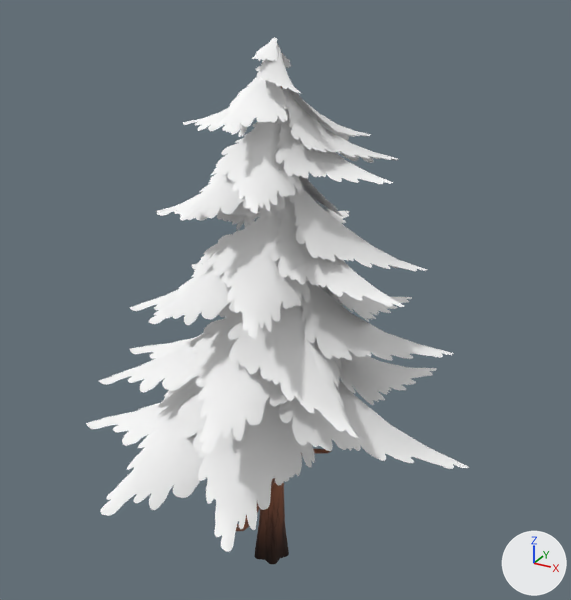
An edit to the glTF model public/models/Pine_2.glb, drawn before and after from the same camera.
One viewpoint serves both versions: a camera (50 mm lens) standing at (4.72, -8.14, 8.03) and looking at (0.19, 0.09, 3.91). Arrows for +X, +Y and +Z are at lower right; the lights stay in place. The first picture is the older version.

Script lines for the objects in view, before the commit:
```python
me_tree_029 = bpy.data.meshes.new('tree.029')
me_tree_029.from_pydata(...)  # 2188 vertices, 3648 faces; spans x -2.89..2.84, y -2.53..2.69, z -0.24..7.14
# faces by material slot: [2878, 770]
me_tree_029.materials.append(mat_bark_normaltree)
me_tree_029.materials.append(mat_leaves_pine)
ob_pine_2 = bpy.data.objects.new('Pine_2', me_tree_029)
ob_pine_2.location = (0.0, 0.0, 0.0)
```
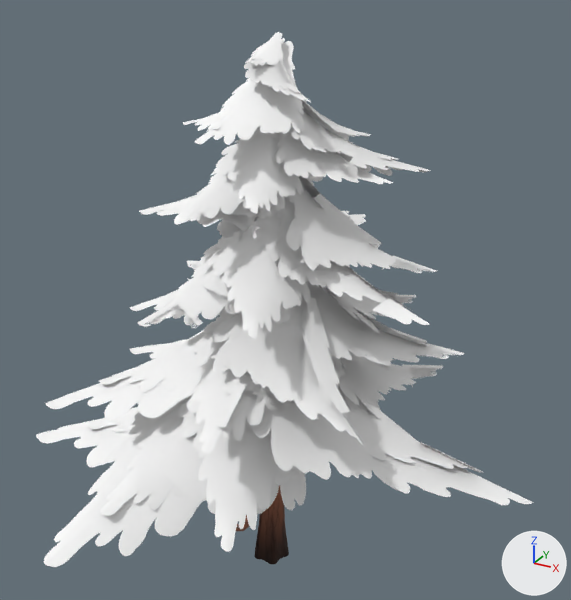
Location of each change, (x1, y1, x2, y2) in pixels of the pictures (571 x 600 px):
'LOD1', added
    after: (36, 32, 533, 567)
    faces in mat_leaves_pine: (36, 32, 533, 567)
    faces in mat_bark_normaltree: (238, 517, 283, 563)

Patch to the scene script:
```diff
--- a/public/models/Pine_2.glb.py
+++ b/public/models/Pine_2.glb.py
@@ me_lod1 @@
+me_lod1.from_pydata(...)  # 724 vertices, 819 faces; spans x -3.69..3.7, y -3.35..2.9, z -0.24..7.21
+# faces by material slot: [504, 315]
+me_lod1.materials.append(mat_bark_normaltree)
+me_lod1.materials.append(mat_leaves_pine)
@@ ob_lod1 @@
+ob_lod1 = bpy.data.objects.new('LOD1', me_lod1)
+ob_lod1.location = (0.0, 0.0, 0.0)
```
